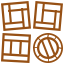
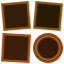
Comparing the layer stacks of the two 64px x 64px images. Changes:
removed layer "Shape 13" over box(37, 54, 41, 58)
removed layer "Shape 9" over box(54, 55, 58, 59)
removed layer "Shape 15" over box(37, 37, 42, 42)
painted on "Ellipse 2" over box(35, 35, 61, 61)
removed layer "Shape 6" over box(47, 38, 56, 56)
removed layer "Shape 5" over box(41, 40, 50, 59)
painted on "Ellipse 1" over box(33, 33, 63, 63)
removed layer "Shape 19" over box(2, 53, 28, 57)
removed layer "Shape 20" over box(19, 40, 22, 54)
removed layer "Shape 17" over box(3, 39, 29, 54)
painted on "Rectangle 2" over box(1, 33, 31, 63)
removed layer "Shape 4 copy" over box(42, 9, 62, 13)
removed layer "Shape 3 copy" over box(53, 10, 57, 30)
removed layer "Shape 2 copy" over box(34, 21, 55, 25)
removed layer "Shape 1 copy" over box(41, 2, 45, 22)
painted on "Rectangle 1 copy" over box(33, 1, 63, 31)
removed layer "Shape 4" over box(8, 8, 29, 12)
removed layer "Shape 3" over box(21, 8, 25, 29)
removed layer "Shape 2" over box(3, 21, 24, 25)
removed layer "Shape 1" over box(8, 3, 12, 24)
painted on "Rectangle 1" over box(1, 1, 31, 31)
